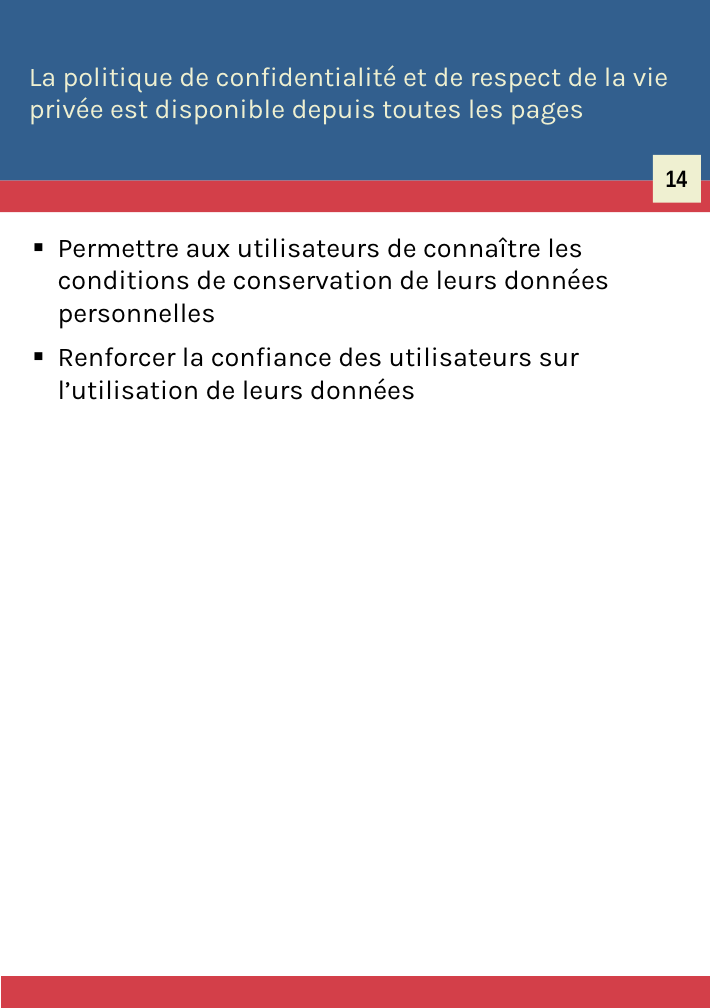
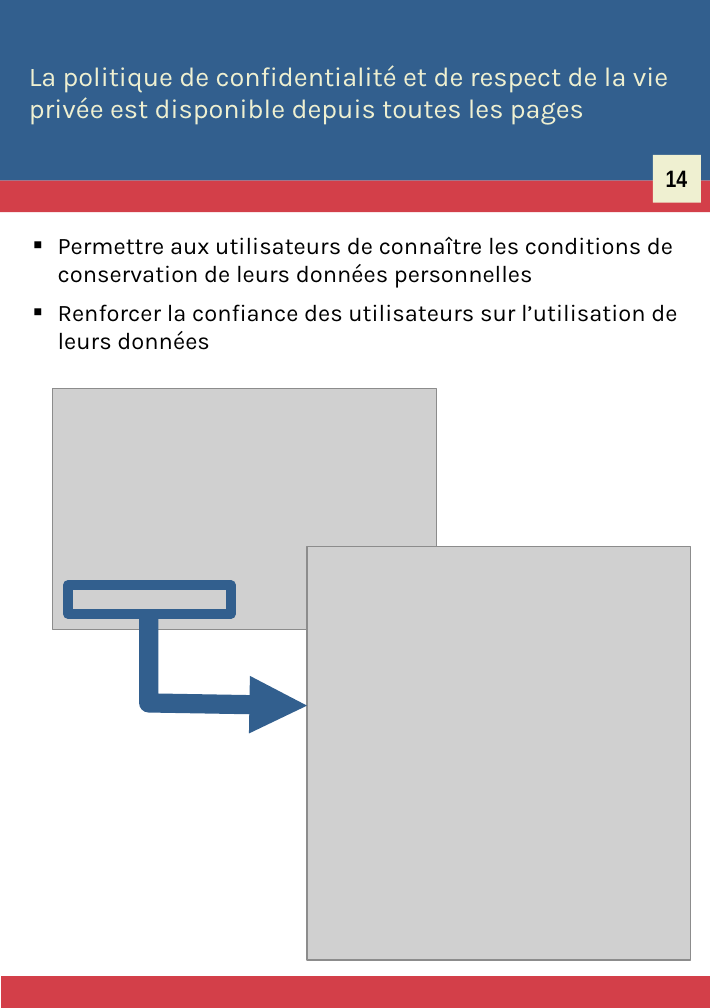
Before and after one commit to Zigazou/bonnes-pratiques-illustrees, a slide deck: slide 18 of bonnes-pratiques.odp. Drawn at 710x1008 pixels with LibreOffice and Linux fonts; fonts in the diff are those of the drawing; grey boxes stand for pictures. Boxes give left, top, right and bottom in pixels: in the first picture for what was removed or moved away, otherwise in the second. Text is boxed around its words. In the diff, an @@ line names an element or a change of style, - is before the commit and + after.

Commit message:
Toutes les BP sont prêtes pour un schéma

```diff
--- a/bonnes-pratiques.odp
+++ b/bonnes-pratiques.odp
@@ text "Permettre aux utilisateurs de connaître ..." at bbox=[58, 237, 677, 350]: size 16 to 14 pt @@
@@ picture added at bbox=[52, 388, 436, 630] @@
@@ picture added at bbox=[307, 546, 691, 958] @@
@@ rectangle added at bbox=[68, 585, 231, 614], outline #325F8E 5.67 pt @@
@@ freeform shape added at bbox=[149, 614, 307, 705], outline #325F8E 11.34 pt @@
```
Also in this commit, not shown: 60 other slides changed, 180 slides added, 1 slide removed, 14 other files.
